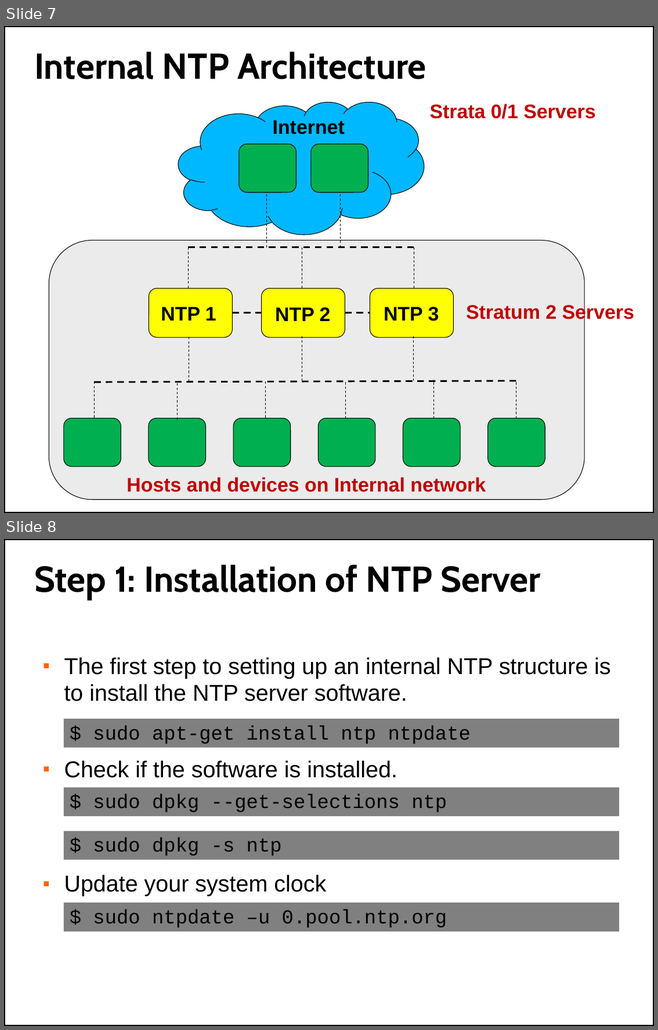
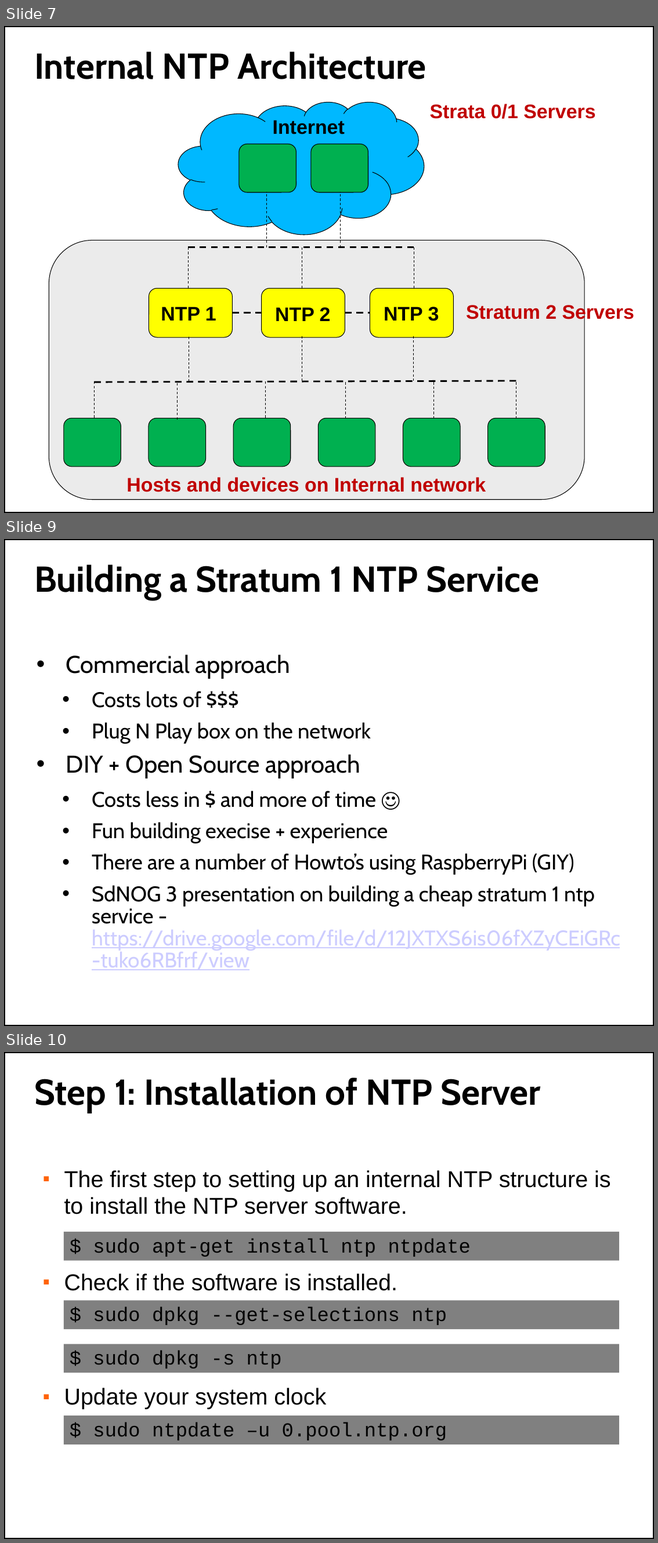
Before and after one commit to afnog/sse, a slide deck: ntp/ntp-service.pptx. Shown one above the other, each under a label of ours: slides 7 and 8 before the commit, slides 7, 9 and 10 after it; the slides between them are not shown. The pictures are 658x1030 and 658x1543 pixels, drawn with LibreOffice and Linux fonts; fonts in the diff are those of the drawing; background and template pictures are left out. Boxes give left, top, right and bottom in pixels: in the first picture for what was removed or moved away, otherwise in the second. Text is boxed around its words. In the diff, an @@ line names an element or a change of style, - is before the commit and + after.

Commit message:
/ ‘ntp/ntp-service.pptx’

```diff
--- a/ntp/ntp-service.pptx
+++ b/ntp/ntp-service.pptx
@@ slide 9 added at [4,539,654,1026], background picture (left out); not listed: 1 template element that a slide beside it also shows @@
@@ title added at [34,565,539,600], 44 pt, text #000000, bold @@
+Building a Stratum 1 NTP Service
@@ text added at [66,654,620,971], 25.9 pt, text #000000 @@
+• Commercial approach
+  • Costs lots of $$$
+  • Plug N Play box on the network
+• DIY + Open Source approach
+  • Costs less in $ and more of time ☺
+  • Fun building execise + experience
+  • There are a number of Howto’s using RaspberryPi (GIY)
+  • SdNOG 3 presentation on building a cheap stratum 1 ntp service - https://drive.google.com/file/d/12JXTXS6is06fXZyCEiGRc-tuko6RBfrf/view
@@ what was slide 8 is now slide 10 @@
```
Also in this commit, not shown: 1 other slide added.
